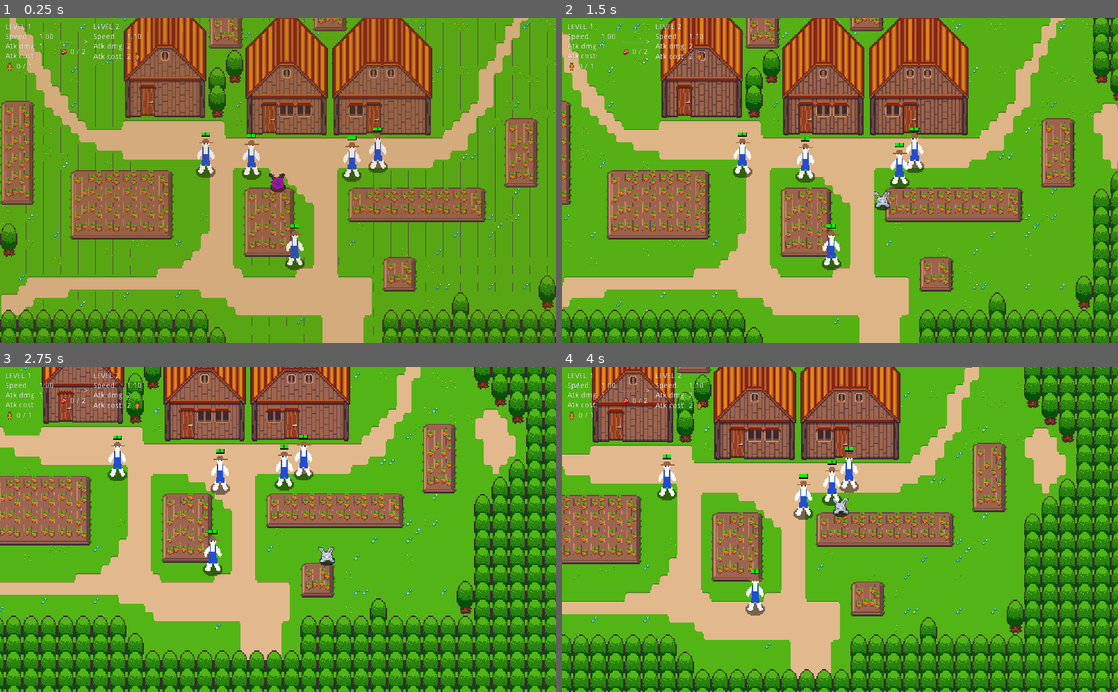
Above: before the commit, frames 1-4 (two rows, left to right).
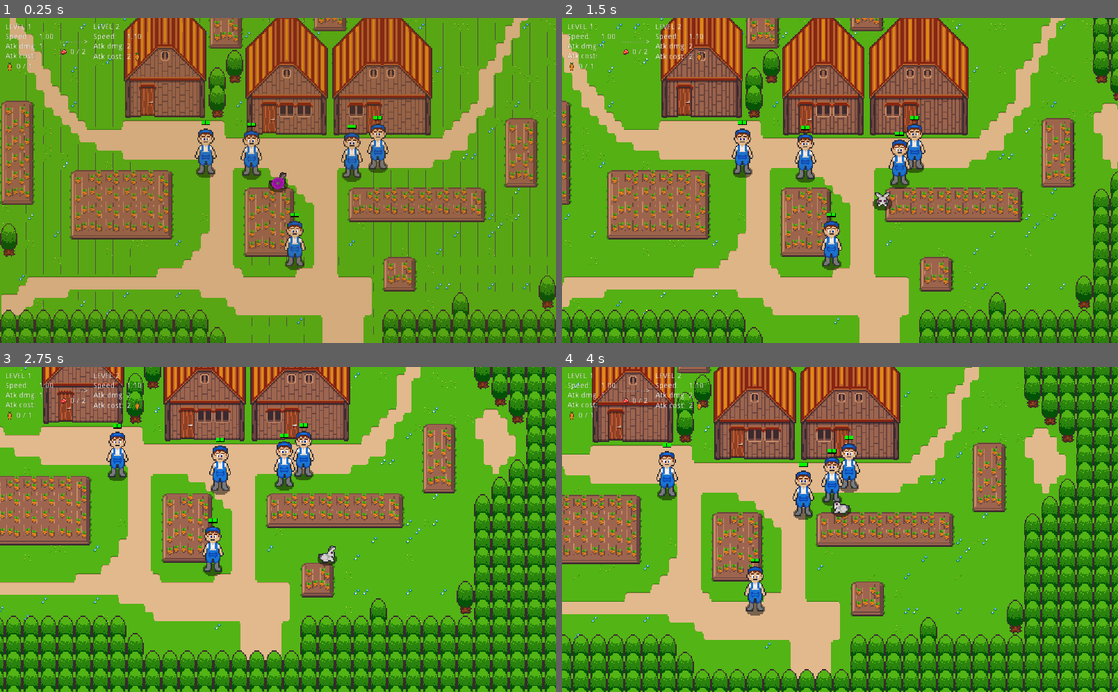
Above: after the commit, the same moments.

Repository: axerosh/rabbit-rampage
Game: Godot game, scene res://level2.tscn
Same seed, same stepped clock (60 frames per second), same inputs: the game is played once before the commit and once after it.
Inputs:
- Up to frame 1 (0.25 s): no input
- Up to frame 2 (1.5 s): hold D (move_right) 0.53-1.28 s; tap Space (attack) at 0.6, 1.35 s; hold S (move_down) from 1.28 s (still down)
- Up to frame 3 (2.75 s): release S (move_down) at 2.03 s; hold D (move_right) from 2.03 s (still down); tap Space (attack) at 2.1 s
- Up to frame 4 (4 s): release D (move_right) at 2.78 s; hold W (move_up) 2.78-3.53 s; tap Space (attack) at 2.85, 3.6 s; hold A (move_left) from 3.53 s (still down)

The runs differ from the first frame. In frame 1, 1.9% of the frame differs, in the area x 35-70%, y 30-77%; in frame 2, 1.9%; in frame 3, 1.9%, in the area x 19-61%, y 17-64%; in frame 4, 1.9%.

Commit message:
Update graphics and rabbit attack

Diff:
--- a/humans/bandit.tscn
+++ b/humans/bandit.tscn
@@ -1,11 +1,17 @@
-[gd_scene load_steps=4 format=2]
+[gd_scene load_steps=5 format=2]
 
 [ext_resource path="res://humans/human.tscn" type="PackedScene" id=1]
 [ext_resource path="res://humans/bandit.gd" type="Script" id=2]
-[ext_resource path="res://images/human_bandit.png" type="Texture" id=3]
+[ext_resource path="res://images/baddies.png" type="Texture" id=3]
+[ext_resource path="res://audio/bandit_death.wav" type="AudioStream" id=4]
 
 [node name="Bandit" instance=ExtResource( 1 )]
 script = ExtResource( 2 )
 
-[node name="Sprite" parent="." index="1"]
+[node name="Sprite" parent="." index="2"]
+position = Vector2( 0, -14 )
 texture = ExtResource( 3 )
+
+[node name="DeathSound" parent="." index="7"]
+stream = ExtResource( 4 )
+pitch_scale = 1.23
--- a/humans/farmer.tscn
+++ b/humans/farmer.tscn
@@ -1,7 +1,18 @@
-[gd_scene load_steps=3 format=2]
+[gd_scene load_steps=5 format=2]
 
 [ext_resource path="res://humans/human.tscn" type="PackedScene" id=1]
 [ext_resource path="res://humans/farmer.gd" type="Script" id=2]
+[ext_resource path="res://audio/man-scream-ahh-01.wav" type="AudioStream" id=3]
+[ext_resource path="res://images/farmerz.png" type="Texture" id=4]
 
 [node name="Farmer" instance=ExtResource( 1 )]
 script = ExtResource( 2 )
+
+[node name="Sprite" parent="." index="2"]
+position = Vector2( 0, -9 )
+texture = ExtResource( 4 )
+
+[node name="DeathSound" parent="." index="7"]
+stream = ExtResource( 3 )
+volume_db = -4.0
+pitch_scale = 1.3
--- a/humans/human.gd
+++ b/humans/human.gd
@@ -25,6 +25,7 @@
 		$HealthBar.visible = false
 		$CollisionShape2D.disabled = true
 		$DeathParticles.emitting = true
+		$DeathSound.play()
 		yield(get_tree().create_timer(1.0), "timeout")
 		queue_free()
 
--- a/humans/human.tscn
+++ b/humans/human.tscn
@@ -36,7 +36,7 @@
 texture = ExtResource( 1 )
 
 [node name="HealthBar" type="Node2D" parent="."]
-position = Vector2( 0, -40 )
+position = Vector2( 0, -61 )
 script = ExtResource( 5 )
 
 [node name="BloodParticles" type="CPUParticles2D" parent="."]
@@ -97,3 +97,5 @@
 color = Color( 0.270588, 0.270588, 0.270588, 1 )
 color_ramp = SubResource( 4 )
 hue_variation_random = 0.31
+
+[node name="DeathSound" type="AudioStreamPlayer2D" parent="."]
--- a/rabbit/Rabbit.tscn
+++ b/rabbit/Rabbit.tscn
@@ -1,28 +1,15 @@
 [gd_scene load_steps=21 format=2]
 
-[ext_resource path="res://images/rabbit.png" type="Texture" id=1]
+[ext_resource path="res://images/wabbit.png" type="Texture" id=1]
 [ext_resource path="res://rabbit/RabbitScript.gd" type="Script" id=2]
-[ext_resource path="res://images/rabbit-back.png" type="Texture" id=3]
+[ext_resource path="res://audio/level_up.wav" type="AudioStream" id=3]
 [ext_resource path="res://gui/gui.tscn" type="PackedScene" id=4]
 [ext_resource path="res://images/night_overlay.png" type="Texture" id=5]
 [ext_resource path="res://night_overlay.gd" type="Script" id=6]
-[ext_resource path="res://images/collectable_carrot.png" type="Texture" id=7]
+[ext_resource path="res://images/carrot.png" type="Texture" id=7]
 [ext_resource path="res://audio/human_flesh_chomp_solo.ogg" type="AudioStream" id=8]
 [ext_resource path="res://audio/carrot_chomp_solo.ogg" type="AudioStream" id=9]
 [ext_resource path="res://images/shadow.png" type="Texture" id=10]
-
-[sub_resource type="SpriteFrames" id=1]
-animations = [ {
-"frames": [ ExtResource( 3 ) ],
-"loop": true,
-"name": "Back",
-"speed": 5.0
-}, {
-"frames": [ ExtResource( 1 ) ],
-"loop": true,
-"name": "Front",
-"speed": 5.0
-} ]
 
 [sub_resource type="RectangleShape2D" id=2]
 extents = Vector2( 10.5, 10 )
@@ -62,6 +49,7 @@
 }
 
 [sub_resource type="CircleShape2D" id=3]
+radius = 7.51665
 
 [sub_resource type="CapsuleShape2D" id=4]
 radius = 6.0
@@ -76,34 +64,50 @@
 [sub_resource type="Gradient" id=8]
 colors = PoolColorArray( 0.392157, 0.0588235, 0.545098, 1, 1, 0, 1, 0.411765 )
 
+[sub_resource type="Animation" id=11]
+resource_name = "StabbyMacStabface"
+length = 0.5
+tracks/0/type = "value"
+tracks/0/path = NodePath("HitBox/Sprite:visible")
+tracks/0/interp = 1
+tracks/0/loop_wrap = true
+tracks/0/imported = false
+tracks/0/enabled = true
+tracks/0/keys = {
+"times": PoolRealArray( 0, 0.2 ),
+"transitions": PoolRealArray( 1, 1 ),
+"update": 1,
+"values": [ true, false ]
+}
+
 [sub_resource type="Animation" id=9]
 resource_name = "TurnIntoMonster"
 tracks/0/type = "value"
-tracks/0/path = NodePath("AnimatedSprite:modulate")
-tracks/0/interp = 1
-tracks/0/loop_wrap = true
-tracks/0/imported = false
-tracks/0/enabled = true
-tracks/0/keys = {
-"times": PoolRealArray( 0, 1 ),
+tracks/0/path = NodePath("Sprite:modulate")
+tracks/0/interp = 1
+tracks/0/loop_wrap = true
+tracks/0/imported = false
+tracks/0/enabled = true
+tracks/0/keys = {
+"times": PoolRealArray( 0, 0.5 ),
 "transitions": PoolRealArray( 1, 1 ),
 "update": 0,
-"values": [ Color( 1, 1, 1, 1 ), Color( 0.117647, 0.054902, 0.168627, 1 ) ]
+"values": [ Color( 1, 1, 1, 1 ), Color( 0.227451, 0.0588235, 0.239216, 1 ) ]
 }
 
 [sub_resource type="Animation" id=10]
 resource_name = "TurnIntoNormal"
 tracks/0/type = "value"
-tracks/0/path = NodePath("AnimatedSprite:modulate")
-tracks/0/interp = 1
-tracks/0/loop_wrap = true
-tracks/0/imported = false
-tracks/0/enabled = true
-tracks/0/keys = {
-"times": PoolRealArray( 0, 1 ),
+tracks/0/path = NodePath("Sprite:modulate")
+tracks/0/interp = 1
+tracks/0/loop_wrap = true
+tracks/0/imported = false
+tracks/0/enabled = true
+tracks/0/keys = {
+"times": PoolRealArray( 0, 0.5 ),
 "transitions": PoolRealArray( 1, 1 ),
 "update": 0,
-"values": [ Color( 0.117647, 0.054902, 0.168627, 1 ), Color( 1, 1, 1, 1 ) ]
+"values": [ Color( 0.227451, 0.0588235, 0.239216, 1 ), Color( 1, 1, 1, 1 ) ]
 }
 
 [node name="Rabbit" type="KinematicBody2D"]
@@ -111,15 +115,17 @@
 monster_mode = true
 
 [node name="Shadow" type="Sprite" parent="."]
-modulate = Color( 1, 1, 1, 0.741176 )
-position = Vector2( 0, 13 )
-scale = Vector2( 1.8125, 1.8125 )
+modulate = Color( 1, 1, 1, 0.635294 )
+position = Vector2( 0, 10 )
+scale = Vector2( 2.28125, 2.28125 )
 z_index = -1
 texture = ExtResource( 10 )
 
-[node name="AnimatedSprite" type="AnimatedSprite" parent="."]
-frames = SubResource( 1 )
-animation = "Front"
+[node name="Sprite" type="Sprite" parent="."]
+scale = Vector2( 2, 2 )
+texture = ExtResource( 1 )
+hframes = 2
+vframes = 2
 
 [node name="CollisionShape2D" type="CollisionShape2D" parent="."]
 position = Vector2( -0.5, 6 )
@@ -158,7 +164,7 @@
 [node name="CollectionArea2D" type="Area2D" parent="."]
 
 [node name="CollisionShape2D" type="CollisionShape2D" parent="CollectionArea2D"]
-position = Vector2( -0.5, 6 )
+position = Vector2( -1, 5 )
 scale = Vector2( 2, 2 )
 shape = SubResource( 3 )
 
@@ -169,9 +175,14 @@
 shape = SubResource( 4 )
 
 [node name="Sprite" type="Sprite" parent="HitBox"]
-position = Vector2( 0, 19.5 )
-scale = Vector2( 1, 2.8125 )
+visible = false
+position = Vector2( 0, 26 )
+scale = Vector2( 2, 2 )
+z_index = 10
 texture = ExtResource( 7 )
+
+[node name="LevelUpSound" type="AudioStreamPlayer" parent="."]
+stream = ExtResource( 3 )
 
 [node name="CarrotEatSound" type="AudioStreamPlayer2D" parent="."]
 stream = ExtResource( 9 )
@@ -244,6 +255,7 @@
 color_ramp = SubResource( 8 )
 
 [node name="AnimationPlayer" type="AnimationPlayer" parent="."]
+anims/StabbyMacStabface = SubResource( 11 )
 anims/TurnIntoMonster = SubResource( 9 )
 anims/TurnIntoNormal = SubResource( 10 )
 
--- a/rabbit/RabbitScript.gd
+++ b/rabbit/RabbitScript.gd
@@ -79,19 +79,23 @@
 
 	if Input.is_action_pressed("move_up"):
 		velocity.y -= 1
+		$Sprite.frame = 3
 		facing_dir = Vector2(0, -1)
 		hitbox_rot_degrees = 180
 	if Input.is_action_pressed("move_down"):
 		velocity.y += 1
 		facing_dir = Vector2(0, 1)
+		$Sprite.frame = 2
 		hitbox_rot_degrees = 0
 	if Input.is_action_pressed("move_left"):
 		velocity.x -= 1
 		facing_dir = Vector2(-1, 0)
+		$Sprite.frame = 1
 		hitbox_rot_degrees = 90
 	if Input.is_action_pressed("move_right"):
 		velocity.x += 1
 		facing_dir = Vector2(1, 0)
+		$Sprite.frame = 0
 		hitbox_rot_degrees = 270
 
 	$HitBox.rotation_degrees = hitbox_rot_degrees
@@ -102,6 +106,7 @@
 		emit_signal("carrot_count_changed", carrots_collected)
 		$CarrotEatSound.stop()
 		$CarrotEatSound.play()
+		$AnimationPlayer.play("StabbyMacStabface", -1)
 
 	velocity = velocity.normalized()
 
@@ -145,6 +150,8 @@
 
 		next_level = level + 1
 		$LevelUpParticles.emitting = true
+		$LevelUpSound.stop()
+		$LevelUpSound.play()
 		if (!level_stats.has(next_level)):
 			emit_signal("final_leveled_up", level, speed_factor, attack_damage, attack_cost)
 		else:
Not shown, added: audio/bandit_death.wav.import
Not shown, added: audio/level_up.wav.import
Not shown, added: audio/man-scream-ahh-01.wav.import
Binary file added: images/baddies.png
Not shown, added: images/baddies.png.import
Binary file added: images/farmerz.png
Not shown, added: images/farmerz.png.import
Binary file added: images/wabbit.png
Not shown, added: images/wabbit.png.import
Not shown, added: audio/bandit_death.wav
Not shown, added: audio/level_up.wav
Not shown, added: audio/man-scream-ahh-01.wav
